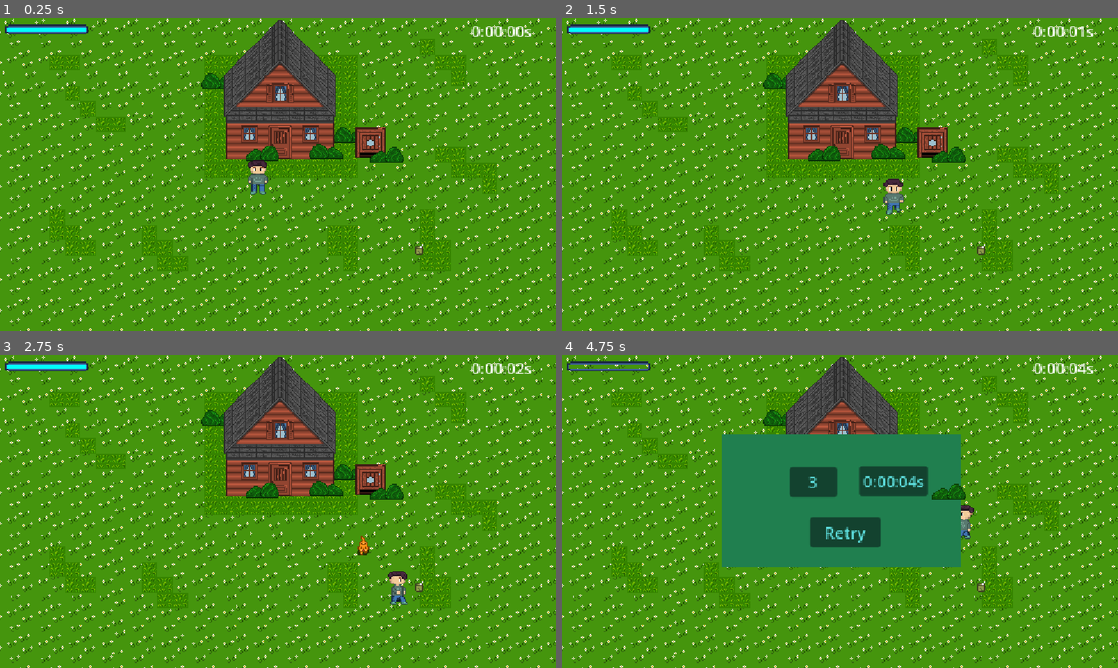
Above: before the commit, frames 1-4 (two rows, left to right).
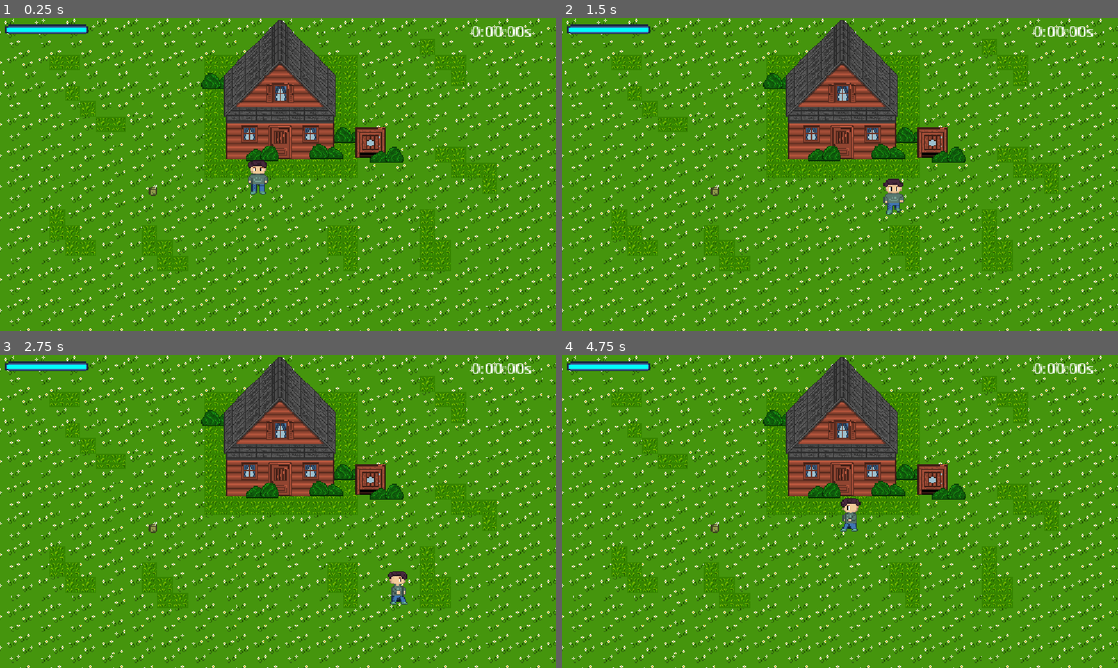
Above: after the commit, the same moments.

Repository: JbOlivete/my-orens-cat
Game: Godot game, scene res://asset/scene/game.tscn
Same seed, same stepped clock (60 frames per second), same inputs: the game is played once before the commit and once after it.
Inputs:
- Up to frame 1 (0.25 s): no input
- Up to frame 2 (1.5 s): tap Enter at 0.5 s; hold D (move_right) 0.53-1.28 s; hold S (move_down) from 1.28 s (still down)
- Up to frame 3 (2.75 s): release S (move_down) at 2.03 s; hold D (move_right) from 2.03 s (still down)
- Up to frame 4 (4.75 s): release D (move_right) at 2.78 s; hold W (move_up) 2.78-3.53 s; hold A (move_left) from 3.53 s (still down)

The runs differ from the first frame. In frame 1, less than 0.1% of the frame differs, in the area x 26-77%, y 53-76%; in frame 2, 0.1%; in frame 3, 0.2%; in frame 4, 19%, in the area x 1-95%, y 2-76%.
Error after the commit: Parse Error: Preload file "res://asset/scene/mud.tscn" does not exist. (res://asset/script/game.gd:21)

Commit message:
Removed generating random location on instantiating and make it function

Diff:
--- a/asset/script/game.gd
+++ b/asset/script/game.gd
@@ -14,9 +14,12 @@
 @onready var surviveTimer: Timer = $surviveTimer
 @onready var surviveTimerLabel: Label = $timer
 @onready var spawnPoint: Marker2D = $ysort/spawnpoint
+@onready var mudspawnPoint: Marker2D = $ysort/Mudspawnpoint
 
 var spawnCat = preload("res://asset/scene/cat.tscn")
 var milktea = preload("res://asset/scene/milktea.tscn")
+var mud = preload("res://asset/scene/mud.tscn")
+
 var rng = RandomNumberGenerator.new()
 #timer label variable
 var timerCounter = 0
@@ -25,19 +28,25 @@
 var minutesFirstNum = 0
 var minutesSecondNum = 0
 var hour = 0
-
 var catCounter = 0
 
-func toInstantiateMilkTea():
+func generateRandomLoc():
 	var yaxis = rng.randf_range(-250.0, 50.0)
 	var xaxis = rng.randf_range(50.0, 550.0)
 	var milkTeaSpawnLoc = Vector2(xaxis, yaxis)
-	milkTeaSpawnPoint.global_position = milkTeaSpawnLoc
+	return milkTeaSpawnLoc
+
+func toInstantiateMilkTea(randomloc):
+	milkTeaSpawnPoint.global_position = randomloc
 	var addMilktea = milktea.instantiate()
 	milkTeaSpawnPoint.add_child(addMilktea)
-	print('y', yaxis)
-	print('x', xaxis)
-	print('combine', milkTeaSpawnLoc)
+	print(randomloc)
+
+func toInstantiateMud(randomloc):
+	mudspawnPoint.global_position = randomloc
+	var addMud = mud.instantiate()
+	mudspawnPoint.add_child(addMud)
+	print(randomloc)
 
 func addSpeed():
 	var addedSpeed = playerSpeed.SPEED
@@ -117,7 +126,8 @@
 	print('timeout')
 
 func _on_milktea_respawn_timeout() -> void:
-	toInstantiateMilkTea()
+	var randomloc = generateRandomLoc()
+	toInstantiateMilkTea(randomloc)
 	milkTeaSpawnPoint.show()
 	collision.set_deferred("disabled", false)
 	print('timeout respawn')
@@ -131,7 +141,10 @@
 		get_tree().reload_current_scene()
 
 func _ready() -> void:
-	toInstantiateMilkTea()
+	var mtRandomLoc = generateRandomLoc()
+	var mudRandomLoc = generateRandomLoc()
+	toInstantiateMilkTea(mtRandomLoc)
+	toInstantiateMud(mudRandomLoc)
 	surviveTimer.start()
 
 func _physics_process(delta: float) -> void:
